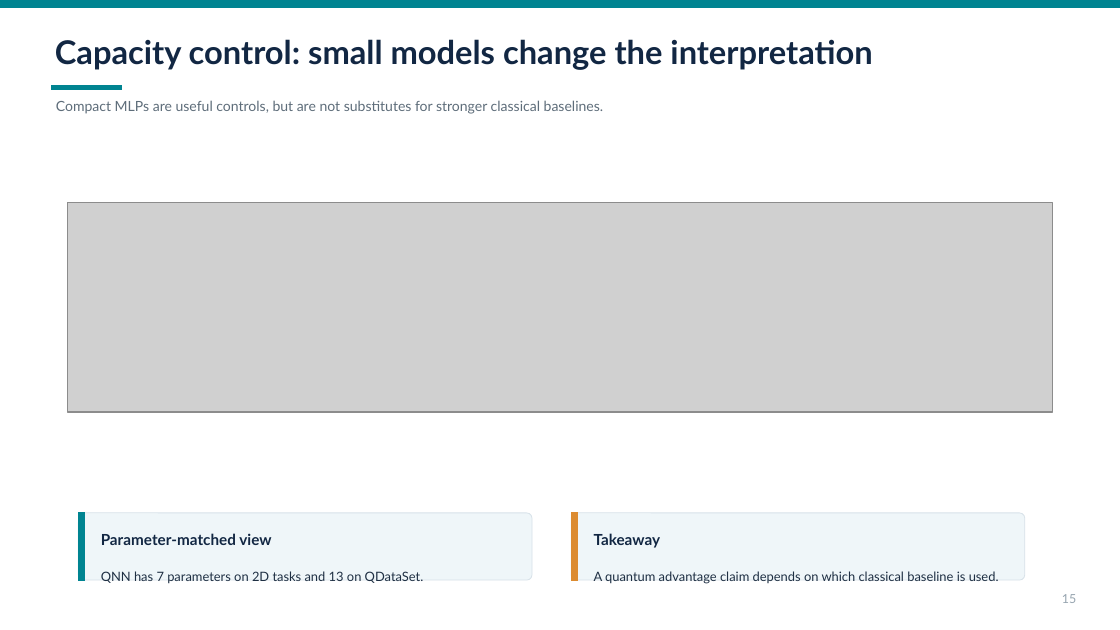
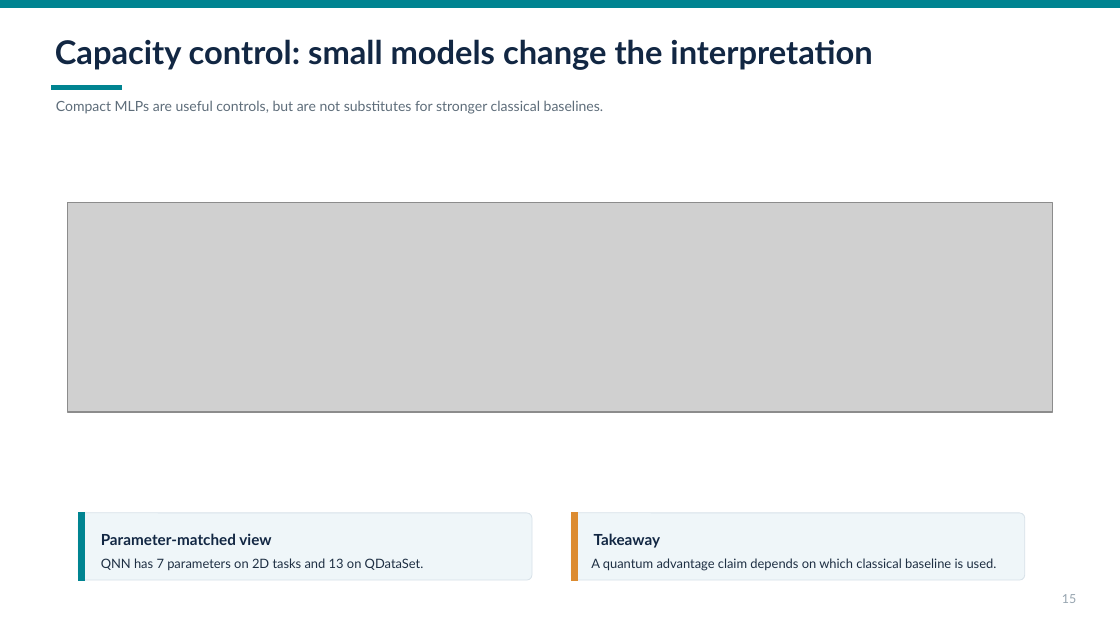
Before and after one commit to BIJJUDAMA/Qubit-vs-Neuron, a slide deck: slide 17 of qubit_vs_neuron.pptx. Drawn at 1120x630 pixels with LibreOffice and Linux fonts; fonts in the diff are those of the drawing; grey boxes stand for pictures. Boxes give left, top, right and bottom in pixels: in the first picture for what was removed or moved away, otherwise in the second. Text is boxed around its words. In the diff, an @@ line names an element or a change of style, - is before the commit and + after.

Commit message:
feat: update ppt layout

```diff
--- a/qubit_vs_neuron.pptx
+++ b/qubit_vs_neuron.pptx
@@ text "QNN has 7 parameters on ...": place and size @@
-text "QNN has 7 parameters on ..." at [101,571,424,583]
+text "QNN has 7 parameters on ..." at [101,558,424,570]
@@ text "A quantum advantage claim depends ...": place and size @@
-text "A quantum advantage claim depends ..." at [594,571,999,584]
+text "A quantum advantage claim depends ..." at [591,558,997,571]
```
Also in this commit, not shown: 1 other slide changed.
